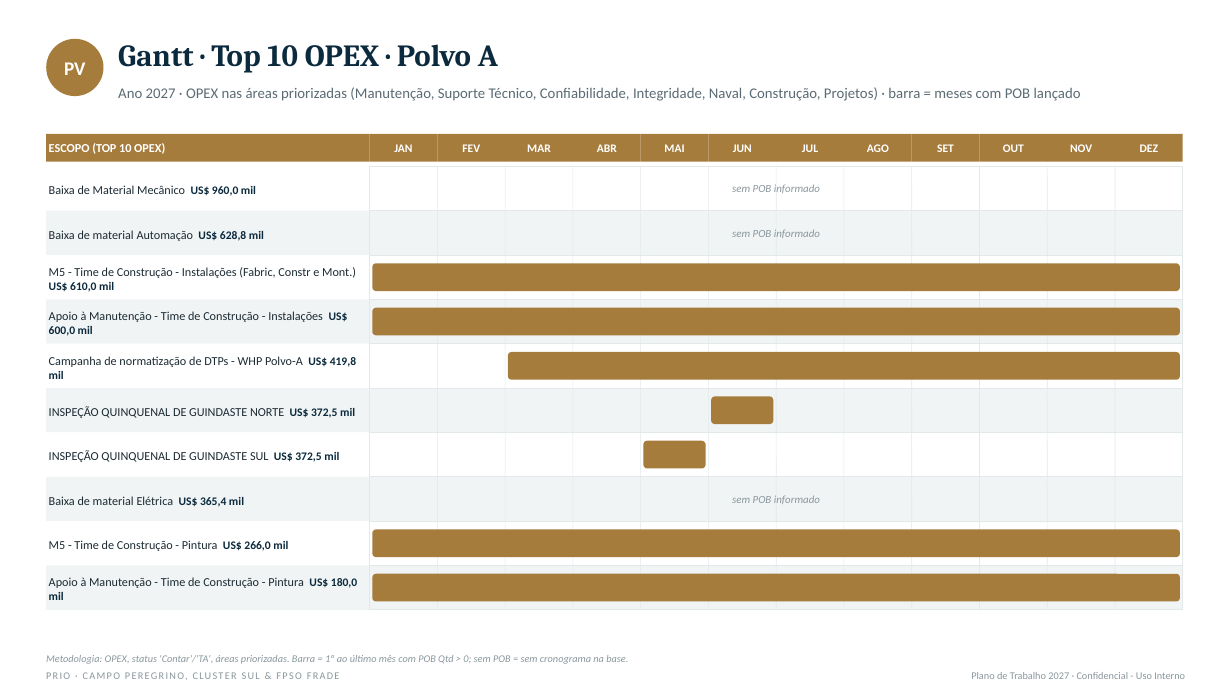
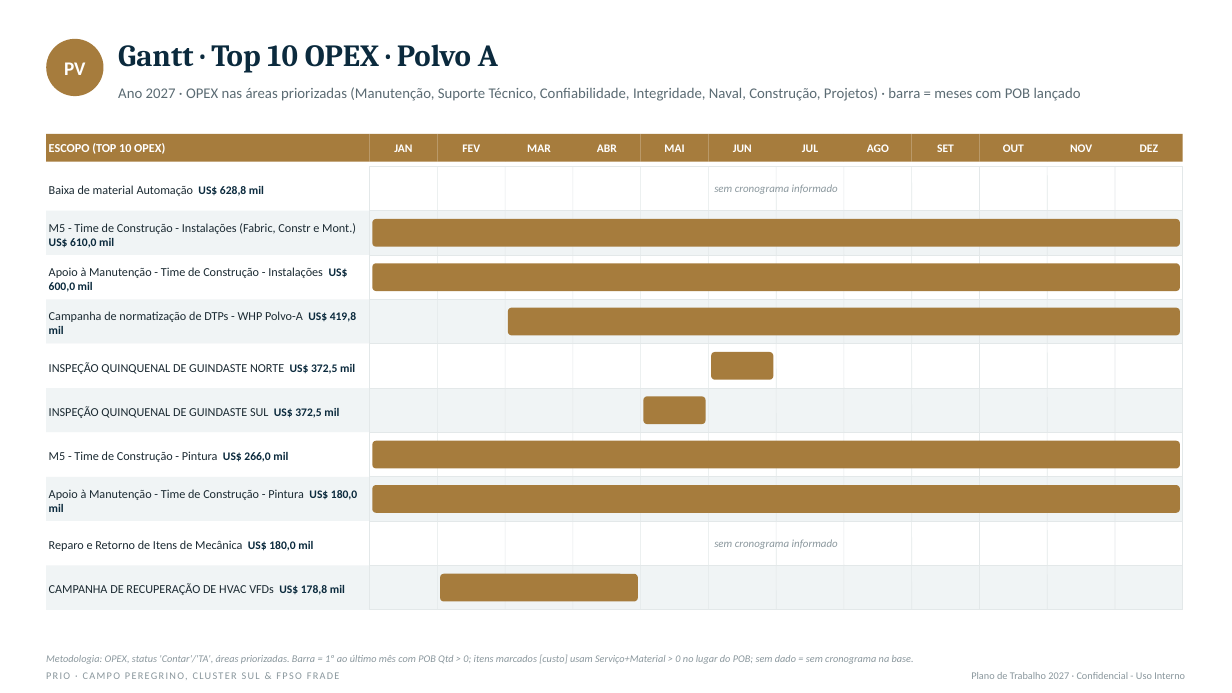
Before and after one commit to LucasRibaas/Planejamento, a slide deck: slide 7 of PRIO_Gantt_Top10_OPEX_2027.pptx. Drawn at 1232x693 pixels with LibreOffice and Linux fonts; fonts in the diff are those of the drawing. Boxes give left, top, right and bottom in pixels: in the first picture for what was removed or moved away, otherwise in the second. Text is boxed around its words. In the diff, an @@ line names an element or a change of style, - is before the commit and + after.

```diff
--- a/PRIO_Gantt_Top10_OPEX_2027.pptx
+++ b/PRIO_Gantt_Top10_OPEX_2027.pptx
@@ text in rectangle at (49, 185, 264, 196): text changed @@
-Baixa de Material Mecânico US$ 960,0 mil
+Baixa de material Automação US$ 628,8 mil
@@ text at (714, 184, 838, 194): text changed @@
-sem POB informado
+sem cronograma informado
@@ text in rectangle at (49, 223, 356, 248): text changed @@
-Baixa de material Automação US$ 628,8 mil
+M5 - Time de Construção - Instalações (Fabric, Constr e Mont.) US$ 610,0 mil
@@ rounded rectangle: place and size @@
-rounded rectangle at (732, 229, 820, 238)
+rounded rectangle at (372, 219, 1180, 247)
@@ rounded rectangle at (372, 219, 1180, 247): fill none to #A67C3D @@
@@ text in rounded rectangle at (732, 229, 820, 238): text removed @@
-sem POB informado
@@ text in rectangle at (49, 267, 348, 292): text changed @@
-M5 - Time de Construção - Instalações (Fabric, Constr e Mont.) US$ 610,0 mil
+Apoio à Manutenção - Time de Construção - Instalações US$ 600,0 mil
@@ rectangle "Campanha de normatização de DTPs ...": place and size @@
-rectangle "Campanha de normatização de DTPs ..." at (46, 344, 370, 388)
+rectangle "Campanha de normatização de DTPs ..." at (46, 299, 370, 344)
@@ rectangle "Campanha de normatização de DTPs ..." at (46, 299, 370, 344): fill #FFFFFF to #F0F4F5 @@
@@ rounded rectangle: place and size @@
-rounded rectangle at (372, 308, 1180, 335)
+rounded rectangle at (508, 308, 1180, 335)
@@ rectangle "INSPEÇÃO QUINQUENAL DE GUINDASTE NORTE ...": place and size @@
-rectangle "INSPEÇÃO QUINQUENAL DE GUINDASTE NORTE ..." at (46, 299, 370, 344)
+rectangle "INSPEÇÃO QUINQUENAL DE GUINDASTE NORTE ..." at (46, 344, 370, 388)
@@ rectangle "INSPEÇÃO QUINQUENAL DE GUINDASTE NORTE ..." at (46, 344, 370, 388): fill #F0F4F5 to #FFFFFF @@
@@ rounded rectangle: place and size @@
-rounded rectangle at (508, 352, 1180, 380)
+rounded rectangle at (712, 352, 774, 380)
@@ text in rectangle at (49, 362, 355, 374): text changed @@
-Apoio à Manutenção - Time de Construção - Instalações US$ 600,0 mil
+INSPEÇÃO QUINQUENAL DE GUINDASTE NORTE US$ 372,5 mil
@@ text in rectangle at (49, 406, 339, 418): text changed @@
-INSPEÇÃO QUINQUENAL DE GUINDASTE NORTE US$ 372,5 mil
+INSPEÇÃO QUINQUENAL DE GUINDASTE SUL US$ 372,5 mil
@@ rounded rectangle: place and size @@
-rounded rectangle at (712, 396, 774, 424)
+rounded rectangle at (643, 396, 705, 424)
@@ rounded rectangle: place and size @@
-rounded rectangle at (643, 441, 705, 469)
+rounded rectangle at (372, 441, 1180, 469)
@@ text in rectangle at (49, 451, 288, 462): text changed @@
-INSPEÇÃO QUINQUENAL DE GUINDASTE SUL US$ 372,5 mil
+M5 - Time de Construção - Pintura US$ 266,0 mil
@@ text in rectangle at (49, 489, 357, 512): text changed @@
-Baixa de material Elétrica US$ 365,4 mil
+Apoio à Manutenção - Time de Construção - Pintura US$ 180,0 mil
@@ rounded rectangle: place and size @@
-rounded rectangle at (372, 530, 1180, 557)
+rounded rectangle at (372, 485, 1180, 513)
@@ text at (714, 539, 838, 549): text changed @@
-sem POB informado
+sem cronograma informado
@@ text in rectangle at (49, 540, 313, 551): text changed @@
-M5 - Time de Construção - Pintura US$ 266,0 mil
+Reparo e Retorno de Itens de Mecânica US$ 180,0 mil
@@ text in rectangle at (49, 583, 345, 595): text changed @@
-Apoio à Manutenção - Time de Construção - Pintura US$ 180,0 mil
+CAMPANHA DE RECUPERAÇÃO DE HVAC VFDs US$ 178,8 mil
@@ rounded rectangle: place and size @@
-rounded rectangle at (372, 574, 1180, 602)
+rounded rectangle at (440, 574, 638, 602)
@@ text at (46, 654, 914, 664): text changed @@
-Metodologia: OPEX, status 'Contar'/'TA', áreas priorizadas. Barra = 1º ao último mês com POB Qtd > 0; sem POB = sem cronograma na base.
+Metodologia: OPEX, status 'Contar'/'TA', áreas priorizadas. Barra = 1º ao último mês com POB Qtd > 0; itens marcados [custo] usam Serviço+Material > 0 no lugar do POB; sem dado = sem cronograma na base.
```
Also in this commit, not shown: 6 other slides changed.
